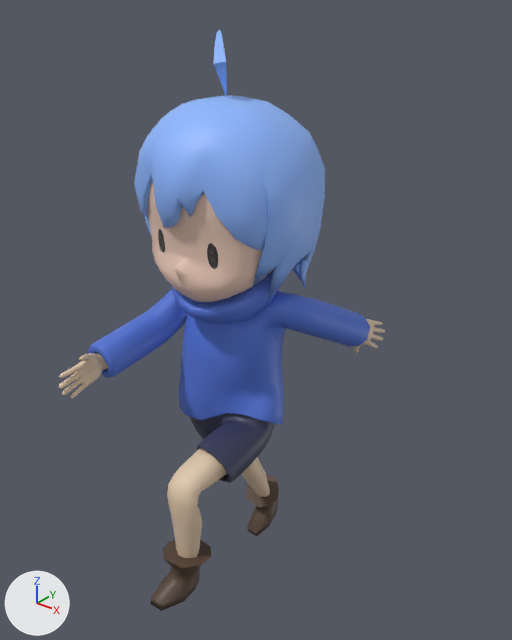
The FBX model Assets/Player1.fbx as it was, and as the next commit left it.
Before and after are seen from a camera (50 mm lens) standing at (0.0154, -0.0178, 0.0237) and looking at (0.0004, 0.0009, 0.0121). The lights are fixed; the arrows at lower left show +X, +Y and +Z. Both versions are drawn at frame 62 of the action 'Take 001'; the numbers are the values there.
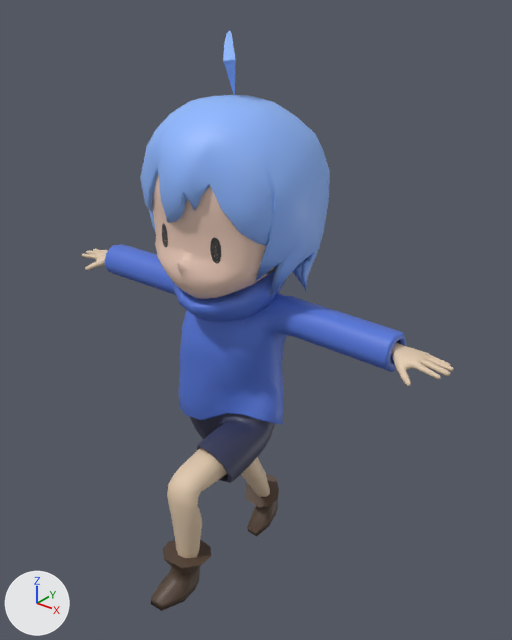
Changed parts and their boxes (x1, y1, x2, y2) in the pictures (512 x 640 px; the box of a moved part takes in the faces that stretch with it):
'polySurface3', reshaped (14% wider): before (59, 29, 385, 611); after (81, 30, 454, 611)
part 1 of me_mesh, moved or reshaped: before (134, 96, 325, 300); after (140, 95, 330, 298)
part 2 of me_mesh, moved or reshaped: before (147, 182, 272, 302); after (152, 175, 276, 299)
part 3 of me_mesh, moved or reshaped: before (353, 319, 385, 354); after (391, 342, 454, 386)
part 4 of me_mesh, moved or reshaped: before (214, 29, 227, 97); after (223, 30, 236, 96)
part 5 of me_mesh, moved or reshaped: before (59, 272, 370, 398); after (81, 244, 406, 392)

What changed in the scene script:
```text
Change me_mesh:
    used by ob_polysurface3; location = (0.0, 0.0, 0.0); rotation_euler = (1.571, 0.0, 0.0), in degrees (90, 0, 0); scale = (0.01, 0.01, 0.01)
    remove me_mesh.from_pydata(...)  # 3348 vertices, 6502 faces; spans x -0.32..0.36, y -0.01..2.21, z -0.57..0.59
    add me_mesh.from_pydata(...)  # 3348 vertices, 6502 faces; spans x -0.84..0.84, y -0.01..2.21, z -0.42..0.55
    me_mesh part 1: the loose piece of 528 vertices spanning x -0.31..0.31, y 1.35..2.02, z -0.33..0.31 is multiplied about its middle by the matrix ((1.0, 0.0, -0.003), (0.0, 0.998, 0.055), (0.003, -0.055, 0.998)), then moved by (0.0, 0.0, -0.02)
    me_mesh part 2: the loose piece of 476 vertices spanning x -0.26..0.26, y 1.32..1.97, z -0.27..0.28 is multiplied about its middle by the matrix ((1.0, 0.0, -0.003), (0.0, 0.998, 0.057), (0.003, -0.057, 0.998)), then moved by (0.0, 0.0, -0.02)
    me_mesh part 3: the loose piece of 551 vertices spanning x 0.24..0.33, y 1.0..1.22, z -0.57..-0.29 is multiplied about its middle by the matrix ((0.235, -0.469, -0.863), (0.982, 0.079, 0.224), (-0.037, -0.891, 0.474)), then moved by (0.39, 0.18, 0.4)
    me_mesh part 4: the loose piece of 14 vertices spanning x -0.13..0.04, y 2.01..2.21, z -0.11..0.07 is moved by (0.0, 0.0, -0.05)
    me_mesh part 5: 1128 of 3348 vertices moved; they spanned x -0.32..0.36, y 1.02..1.7, z -0.44..0.59 and now span x -0.84..0.66, y 1.02..1.68, z -0.29..0.21; mean shift (-0.25, 0.11, -0.27); largest move (-0.26, 1.09, 0.58) -> (-0.84, 1.29, -0.06)
```
